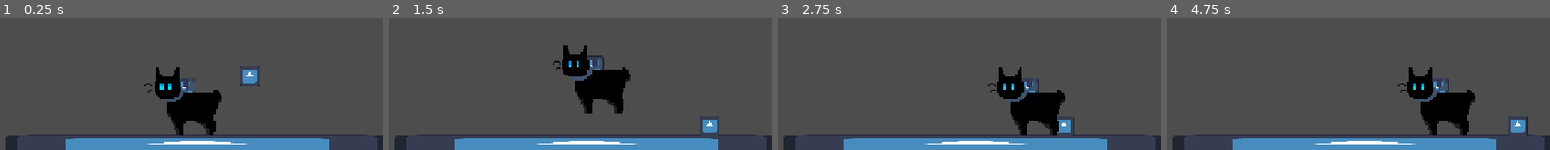
Above: before the commit, frames 1-4 (left to right).
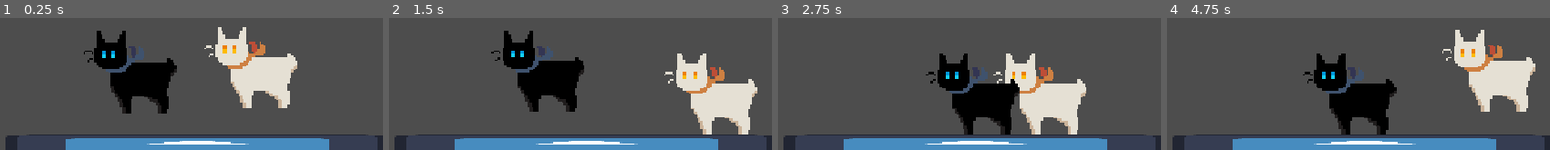
Above: after the commit, the same moments.

Repository: not-scarlet/HackHavenGame2026
Game: Godot game, scene res://scenes/MainLevel.tscn
Same seed, same stepped clock (60 frames per second), same inputs: the game is played once before the commit and once after it. The engine's default icon, where the game draws it, is replaced by a stand-in: a white triangle on a blue panel in a dark square.
Inputs:
- Up to frame 1 (0.25 s): no input
- Up to frame 2 (1.5 s): tap Enter (ui_accept) at 0.5, 0.77 s; hold Right (ui_right) from 0.53 s (still down); tap Q (SwapPlayer) at 0.6, 1.35 s
- Up to frame 3 (2.75 s): tap Enter (ui_accept) at 1.52 s; release Right (ui_right) at 2.03 s; hold Left (ui_left) from 2.03 s (still down); tap Q (SwapPlayer) at 2.1 s
- Up to frame 4 (4.75 s): release Left (ui_left) at 2.78 s; hold Right (ui_right) 2.78-4.28 s; tap Q (SwapPlayer) at 2.85, 3.6, 4.35 s; tap Enter (ui_accept) at 3.02, 3.77, 4.52 s; hold Left (ui_left) from 4.28 s (still down)

The runs differ from the first frame. In frame 1, 18% of the frame differs, in the area x 21-78%, y 6-89%; in frame 2, 18%; in frame 3, 15%; in frame 4, 20%, in the area x 35-97%, y 8-89%.

Commit message:
Both cats working

Diff:
--- a/Player.tscn
+++ b/Player.tscn
@@ -1,24 +1,43 @@
 [gd_scene format=3 uid="uid://cqx7mwxbm0vbo"]
 
 [ext_resource type="Script" uid="uid://c0il3yail46bc" path="res://scripts/Player.gd" id="1_kpjcp"]
-[ext_resource type="Texture2D" uid="uid://jqtcxkma1e55" path="res://icon.svg" id="2_kne1u"]
+[ext_resource type="Texture2D" uid="uid://l3lqww83la73" path="res://assets/Sprites/black cat sheet.png" id="2_kpjcp"]
 
-[sub_resource type="CapsuleShape2D" id="CapsuleShape2D_pxvb0"]
-radius = 6.0
-height = 12.0
+[sub_resource type="AtlasTexture" id="AtlasTexture_kne1u"]
+atlas = ExtResource("2_kpjcp")
+region = Rect2(0, 0, 256, 256)
 
-[sub_resource type="TileSet" id="TileSet_o3cl4"]
+[sub_resource type="AtlasTexture" id="AtlasTexture_e80uo"]
+atlas = ExtResource("2_kpjcp")
+region = Rect2(256, 0, 256, 256)
+
+[sub_resource type="SpriteFrames" id="SpriteFrames_kne1u"]
+animations = [{
+"frames": [{
+"duration": 1.0,
+"texture": SubResource("AtlasTexture_kne1u")
+}, {
+"duration": 1.0,
+"texture": SubResource("AtlasTexture_e80uo")
+}],
+"loop": 1,
+"name": &"idle",
+"speed": 3.0
+}]
+
+[sub_resource type="CircleShape2D" id="CircleShape2D_e80uo"]
+radius = 15.605126
 
 [node name="CharacterBody2D" type="CharacterBody2D" unique_id=1149414764]
 scale = Vector2(5, 5)
 script = ExtResource("1_kpjcp")
 
-[node name="Sprite2D" type="Sprite2D" parent="." unique_id=847874627]
-scale = Vector2(0.1, 0.1)
-texture = ExtResource("2_kne1u")
+[node name="AnimatedSprite2D" type="AnimatedSprite2D" parent="." unique_id=1788471921]
+scale = Vector2(0.3, 0.3)
+sprite_frames = SubResource("SpriteFrames_kne1u")
+animation = &"idle"
+autoplay = "idle"
 
-[node name="CollisionShape2D" type="CollisionShape2D" parent="." unique_id=1135031083]
-shape = SubResource("CapsuleShape2D_pxvb0")
-
-[node name="TileMapLayer" type="TileMapLayer" parent="." unique_id=425863142]
-tile_set = SubResource("TileSet_o3cl4")
+[node name="CollisionShape2D2" type="CollisionShape2D" parent="." unique_id=906100173]
+position = Vector2(7.7999997, 5.400002)
+shape = SubResource("CircleShape2D_e80uo")
--- a/scenes/MainLevel.tscn
+++ b/scenes/MainLevel.tscn
@@ -2,38 +2,14 @@
 
 [ext_resource type="Texture2D" uid="uid://jqtcxkma1e55" path="res://icon.svg" id="1_n15ua"]
 [ext_resource type="PackedScene" uid="uid://cqx7mwxbm0vbo" path="res://Player.tscn" id="2_jsrw5"]
-[ext_resource type="Texture2D" uid="uid://brvo0vifgdjhe" path="res://assets/Sprites/Black_Cat_animations.png" id="3_ykko5"]
+[ext_resource type="Texture2D" uid="uid://blhd12rtwxa8o" path="res://assets/Sprites/white cat sheet (1).png" id="3_jsrw5"]
+[ext_resource type="Texture2D" uid="uid://l3lqww83la73" path="res://assets/Sprites/black cat sheet.png" id="4_jsrw5"]
 
 [sub_resource type="RectangleShape2D" id="RectangleShape2D_pxvb0"]
 size = Vector2(125, 120)
 
-[sub_resource type="AtlasTexture" id="AtlasTexture_yxyfn"]
-atlas = ExtResource("3_ykko5")
-region = Rect2(0, 0, 64, 64)
-
-[sub_resource type="AtlasTexture" id="AtlasTexture_xum0q"]
-atlas = ExtResource("3_ykko5")
-region = Rect2(64, 0, 64, 64)
-
-[sub_resource type="SpriteFrames" id="SpriteFrames_ckcj4"]
-animations = [{
-"frames": [{
-"duration": 1.0,
-"texture": SubResource("AtlasTexture_yxyfn")
-}, {
-"duration": 1.0,
-"texture": SubResource("AtlasTexture_xum0q")
-}],
-"loop": 1,
-"name": &"idle",
-"speed": 3.0
-}]
-
-[sub_resource type="CircleShape2D" id="CircleShape2D_3copd"]
-radius = 13.199997
-
-[sub_resource type="TileSet" id="TileSet_pxvb0"]
-physics_layer_0/collision_layer = 1
+[sub_resource type="TileSet" id="TileSet_k3env"]
+tile_size = Vector2i(32, 32)
 
 [node name="Node2D" type="Node2D" unique_id=258943500]
 
@@ -49,22 +25,16 @@
 
 [node name="WhiteCat" parent="." unique_id=1149414764 instance=ExtResource("2_jsrw5")]
 position = Vector2(731, 414)
+sprite_cat = ExtResource("3_jsrw5")
 
 [node name="BlackCat" parent="." unique_id=1257627712 instance=ExtResource("2_jsrw5")]
-position = Vector2(529, 535)
+position = Vector2(350, 400)
 player_enabled = true
-
-[node name="AnimatedSprite2D" type="AnimatedSprite2D" parent="BlackCat" unique_id=1287207223]
-sprite_frames = SubResource("SpriteFrames_ckcj4")
-animation = &"idle"
-autoplay = "idle"
-
-[node name="CollisionShape2D2" type="CollisionShape2D" parent="BlackCat" unique_id=1544441311]
-position = Vector2(4.400006, 16.800005)
-shape = SubResource("CircleShape2D_3copd")
-
-[node name="TileMapLayer" type="TileMapLayer" parent="." unique_id=392509565]
-tile_set = SubResource("TileSet_pxvb0")
+sprite_cat = ExtResource("4_jsrw5")
 
 [node name="Camera2D" type="Camera2D" parent="." unique_id=772232924]
 zoom = Vector2(0.5, 0.5)
+
+[node name="TileMap" type="TileMap" parent="." unique_id=675677966]
+tile_set = SubResource("TileSet_k3env")
+format = 2
--- a/scripts/Player.gd
+++ b/scripts/Player.gd
@@ -4,6 +4,28 @@
 const SPEED = 300.0
 const JUMP_VELOCITY = -400.0
 @export var player_enabled = false
+@export var sprite_cat = Texture2D
+
+func _ready() -> void:
+	swap_spritesheet_texture(sprite_cat)
+	$AnimatedSprite2D.play()
+
+
+@onready var anim_sprite: AnimatedSprite2D = $AnimatedSprite2D
+
+func swap_spritesheet_texture(new_sheet: Texture2D) -> void:
+	# Duplicate the SpriteFrames resource so you don't overwrite other instances
+	var new_frames: SpriteFrames = anim_sprite.sprite_frames.duplicate(true)
+
+	for anim_name in new_frames.get_animation_names():
+		var frame_count: int = new_frames.get_frame_count(anim_name)
+		for i in range(frame_count):
+			var frame_tex: Texture2D = new_frames.get_frame_texture(anim_name, i)
+			# Replace the underlying image of the AtlasTexture
+			if frame_tex is AtlasTexture:
+				frame_tex.atlas = new_sheet
+
+	anim_sprite.sprite_frames = new_frames
 
 
 func _physics_process(delta: float) -> void:
Binary file removed: assets/Sprites/Black_Cat_animations.png
Binary file added: assets/Sprites/black cat sheet.png
Not shown, added: assets/Sprites/black cat sheet.png.import
Binary file added: assets/Sprites/white cat sheet (1).png
Not shown, changed: assets/Sprites/white cat sheet (1).png.import
